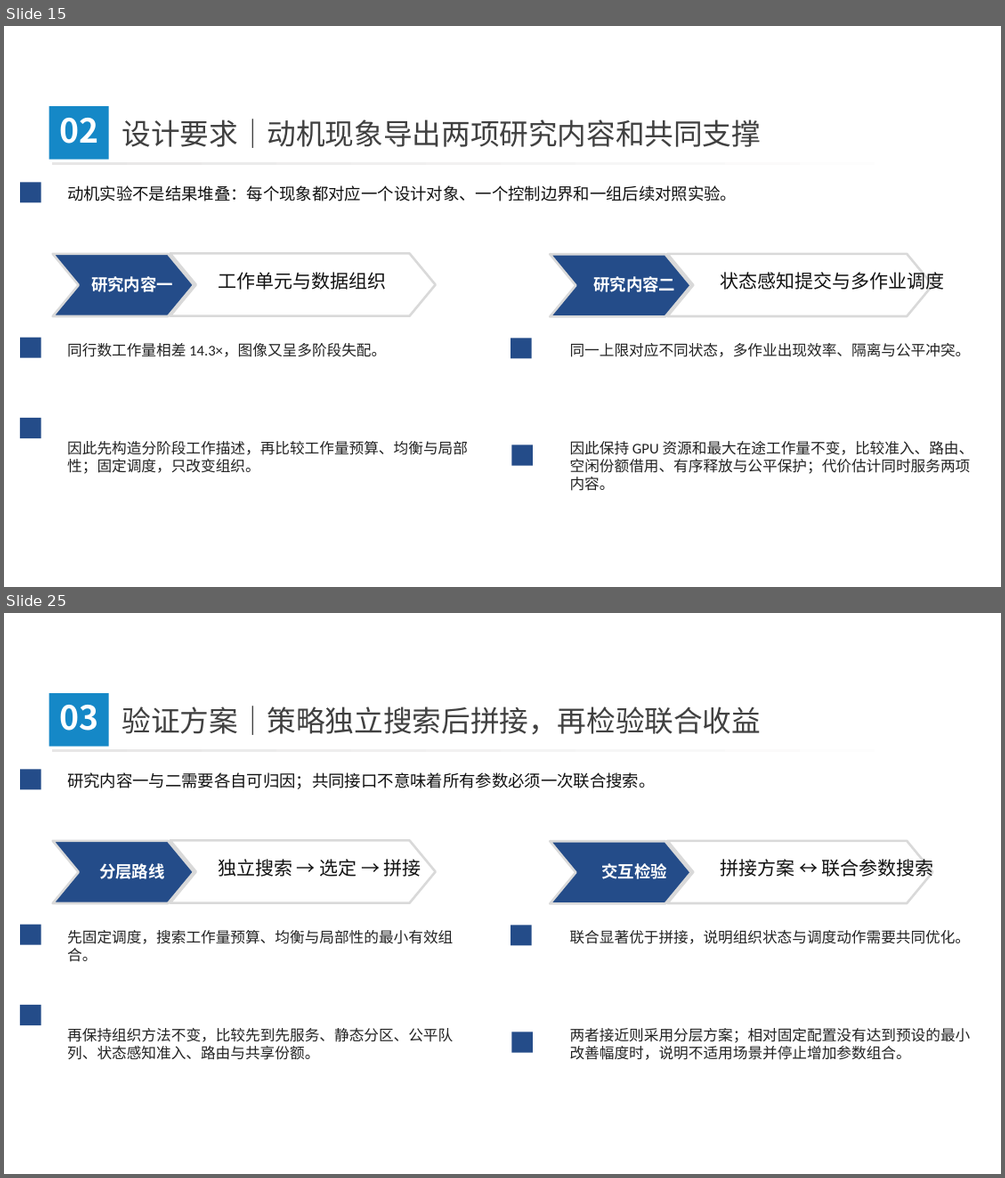
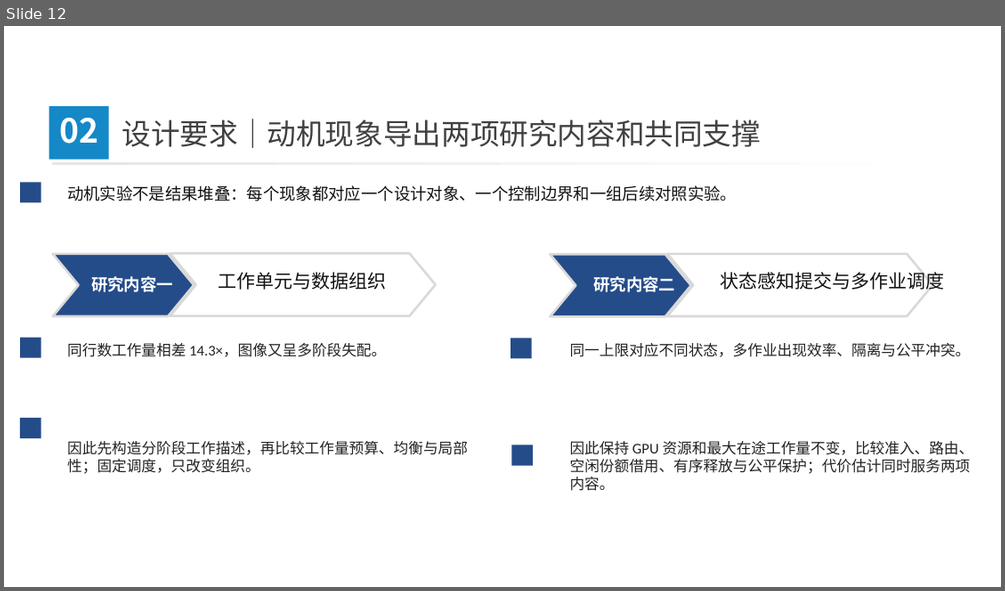
Before and after one commit to 3444374/ai-operator-execution-optimization, a slide deck: opening/slides/opening_defense_20260812_v9.pptx. Shown one above the other, each under a label of ours: slides 15 and 25 before the commit, slide 12 after it; the slides between them are not shown. The pictures are 1005x1178 and 1005x591 pixels, drawn with LibreOffice and Linux fonts; fonts in the diff are those of the drawing; background and template pictures are left out. Boxes give left, top, right and bottom in pixels: in the first picture for what was removed or moved away, otherwise in the second. Text is boxed around its words. In the diff, an @@ line names an element or a change of style, - is before the commit and + after.

```diff
--- a/opening/slides/opening_defense_20260812_v9.pptx
+++ b/opening/slides/opening_defense_20260812_v9.pptx
@@ slide 25 removed at (4,613,1001,1174), background picture (left out); not listed: 1 template element that a slide beside it also shows @@
@@ title removed at (48,693,109,747) @@
-03
@@ text removed at (122,706,761,735) @@
-验证方案｜策略独立搜索后拼接，再检验联合收益
@@ rectangle removed at (20,770,41,790) @@
@@ text removed at (67,772,655,789) @@
-研究内容一与二需要各自可归因；共同接口不意味着所有参数必须一次联合搜索。
@@ chevron removed at (53,841,194,904) @@
@@ chevron removed at (170,840,436,903) @@
@@ chevron removed at (550,841,691,904) @@
@@ chevron removed at (667,841,933,904) @@
@@ text removed at (99,863,164,879) @@
-分层路线
@@ text removed at (218,859,421,876) @@
-独立搜索 → 选定 → 拼接
@@ text removed at (602,863,667,879) @@
-交互检验
@@ text removed at (720,859,934,876) @@
-拼接方案 ↔ 联合参数搜索
@@ rectangle removed at (20,925,41,945) @@
@@ text removed at (67,930,453,962) @@
-先固定调度，搜索工作量预算、均衡与局部性的最小有效组合。
@@ rectangle removed at (510,925,531,946) @@
@@ text removed at (570,930,970,944) @@
-联合显著优于拼接，说明组织状态与调度动作需要共同优化。
@@ rectangle removed at (20,1005,40,1026) @@
@@ text removed at (67,1028,453,1060) @@
-再保持组织方法不变，比较先到先服务、静态分区、公平队列、状态感知准入、路由与共享份额。
@@ rectangle removed at (512,1032,533,1053) @@
@@ text removed at (570,1028,971,1060) @@
-两者接近则采用分层方案；相对固定配置没有达到预设的最小改善幅度时，说明不适用场景并停止增加参数组合。
@@ what was slide 15 is now slide 12 @@
```
Also in this commit, not shown: 22 slides changed, 1 slide added, 5 other slides removed, 7 other files.
